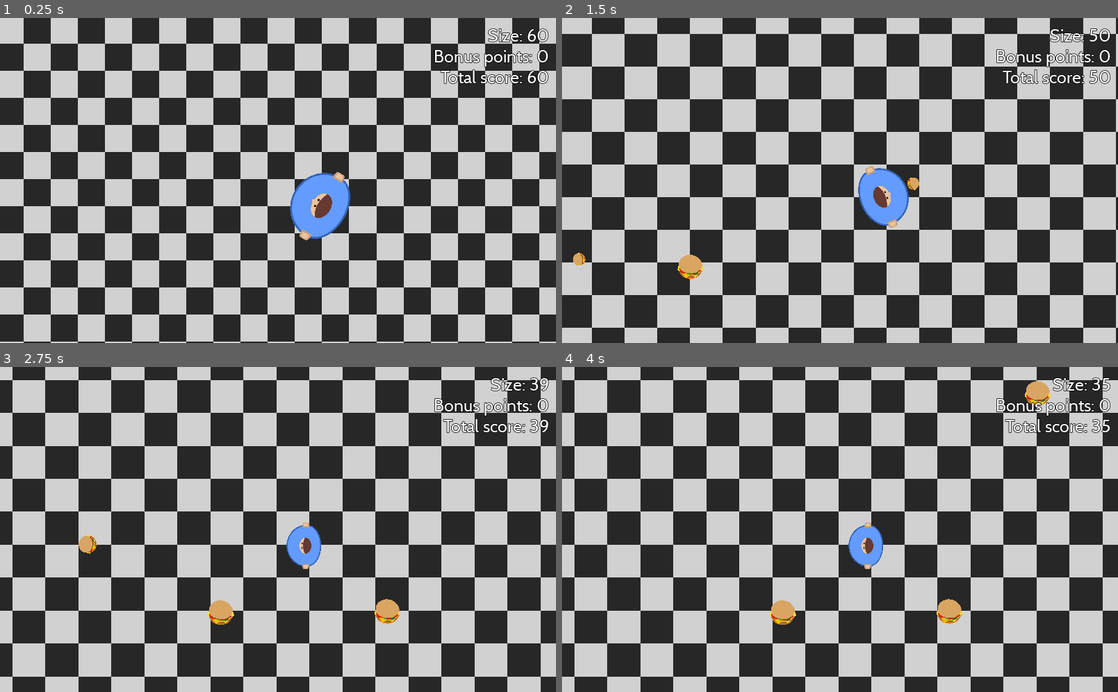
Above: before the commit, frames 1-4 (two rows, left to right).
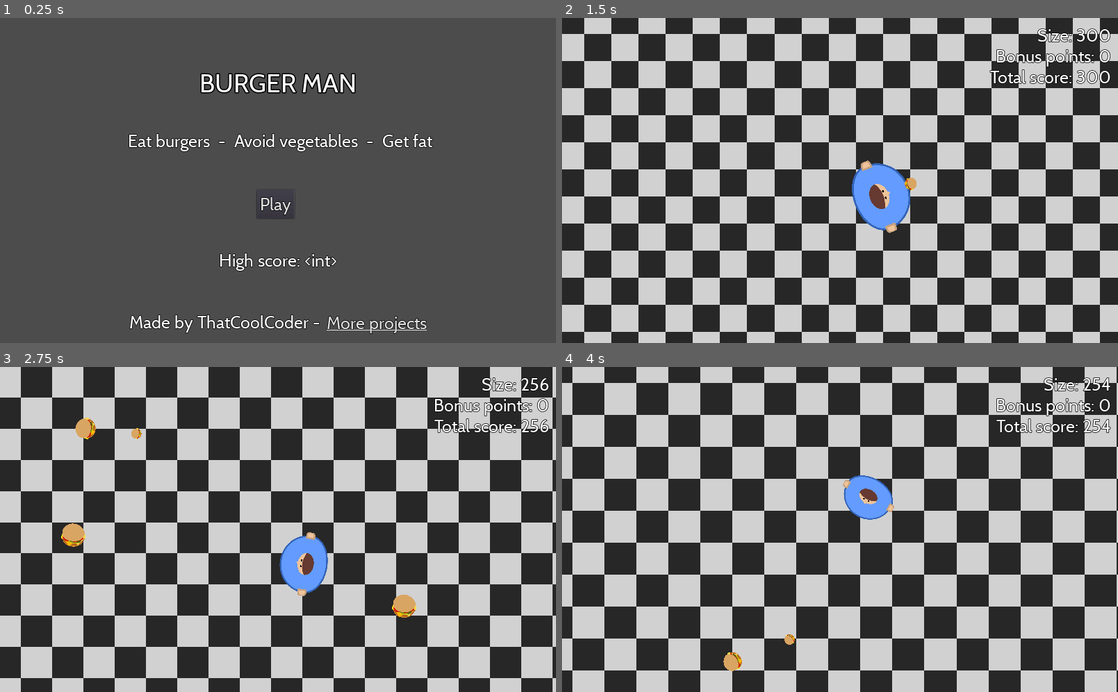
Above: after the commit, the same moments.

Repository: ThatCoolCoder/burger-man
Game: Godot game, scene res://scenes/TitleScreen.tscn
The game is run twice, just before and just after one commit, with the same random seed, the same clock (stepped at 60 frames per second) and the same inputs. Before the commit the project starts from res://scenes/Main.tscn.
Inputs (mouse positions are in pixels of both pictures, inside the frame that each line leads up to):
- Up to frame 1 (0.25 s): no input
- Up to frame 2 (1.5 s): click (840, 203) at 0.5 s, where only the run after the commit has a clickable "Play"; move the mouse to (962, 164) at 1.27 s; press the mouse at (962, 164) at 1.28 s; hold Right (move_right) from 1.28 s (still down)
- Up to frame 3 (2.75 s): move the mouse to (166, 545) at 2.02 s; release Right (move_right) at 2.03 s; release the mouse at (166, 545) at 2.03 s; hold S (move_down) from 2.03 s (still down); click (166, 545) at 2.1 s
- Up to frame 4 (4 s): move the mouse to (895, 458) at 2.77 s; release S (move_down) at 2.78 s; press the mouse at (895, 458) at 2.78 s; hold Right (move_right) 2.78-3.53 s; move the mouse to (812, 594) at 3.52 s; release the mouse at (812, 594) at 3.53 s; hold Up (move_up) from 3.53 s (still down); click (812, 594) at 3.6 s

The runs differ from the first frame. In frame 1, 99% of the frame differs, in the area x 0-100%, y 0-100%; in frame 2, 51%; in frame 3, 42%; in frame 4, 67%.

Commit message:
Sound effects, title screen

Diff:
--- a/project.godot
+++ b/project.godot
@@ -11,7 +11,7 @@
 [application]
 
 config/name="Untitled Godot Game"
-run/main_scene="res://scenes/Main.tscn"
+run/main_scene="res://scenes/TitleScreen.tscn"
 config/icon="res://art/icon.png"
 
 [autoload]
--- /dev/null
+++ b/resources/title_font.tres
@@ -0,0 +1,9 @@
+[gd_resource type="DynamicFont" load_steps=2 format=2]
+
+[ext_resource path="res://resources/Cabin-Regular.ttf" type="DynamicFontData" id=1]
+
+[resource]
+size = 48
+outline_size = 2
+outline_color = Color( 0, 0, 0, 1 )
+font_data = ExtResource( 1 )
--- /dev/null
+++ b/scenes/Background.tscn
@@ -0,0 +1,12 @@
+[gd_scene load_steps=3 format=2]
+
+[ext_resource path="res://scripts/Background.gd" type="Script" id=1]
+[ext_resource path="res://art/floor.png" type="Texture" id=2]
+
+[node name="Background" type="Sprite"]
+position = Vector2( 512.548, 298.491 )
+scale = Vector2( 50, 50 )
+texture = ExtResource( 2 )
+region_enabled = true
+region_rect = Rect2( 0, 0, 1000, 1000 )
+script = ExtResource( 1 )
--- /dev/null
+++ b/scenes/BackgroundBurger.tscn
@@ -0,0 +1,7 @@
+[gd_scene load_steps=2 format=2]
+
+[ext_resource path="res://art/burger.svg" type="Texture" id=1]
+
+[node name="BackgroundBurger" type="Sprite"]
+scale = Vector2( 0.213091, 0.213091 )
+texture = ExtResource( 1 )
--- a/scenes/Main.tscn
+++ b/scenes/Main.tscn
@@ -1,9 +1,8 @@
-[gd_scene load_steps=8 format=2]
+[gd_scene load_steps=7 format=2]
 
 [ext_resource path="res://scenes/Player.tscn" type="PackedScene" id=1]
-[ext_resource path="res://art/floor.png" type="Texture" id=2]
+[ext_resource path="res://scenes/Background.tscn" type="PackedScene" id=2]
 [ext_resource path="res://scripts/Main.gd" type="Script" id=3]
-[ext_resource path="res://scripts/Background.gd" type="Script" id=4]
 [ext_resource path="res://scenes/GrowthItem.tscn" type="PackedScene" id=6]
 [ext_resource path="res://scenes/HUD.tscn" type="PackedScene" id=7]
 [ext_resource path="res://scenes/EnemySpawner.tscn" type="PackedScene" id=8]
@@ -12,13 +11,7 @@
 script = ExtResource( 3 )
 growth_item_prefab = ExtResource( 6 )
 
-[node name="Background" type="Sprite" parent="."]
-position = Vector2( 512.548, 298.491 )
-scale = Vector2( 50, 50 )
-texture = ExtResource( 2 )
-region_enabled = true
-region_rect = Rect2( 0, 0, 1000, 1000 )
-script = ExtResource( 4 )
+[node name="Background" parent="." instance=ExtResource( 2 )]
 
 [node name="Player" parent="." instance=ExtResource( 1 )]
 
--- a/scenes/Player.tscn
+++ b/scenes/Player.tscn
@@ -1,8 +1,9 @@
-[gd_scene load_steps=4 format=2]
+[gd_scene load_steps=5 format=2]
 
 [ext_resource path="res://art/player.svg" type="Texture" id=1]
 [ext_resource path="res://scripts/Player.gd" type="Script" id=2]
 [ext_resource path="res://scenes/Bullet.tscn" type="PackedScene" id=3]
+[ext_resource path="res://sounds/431532__supersound23__popping.mp3" type="AudioStream" id=4]
 
 [node name="Player" type="Area2D" groups=[
 "player",
@@ -34,5 +35,8 @@
 [node name="CollisionPolygon2D" type="CollisionPolygon2D" parent="."]
 polygon = PoolVector2Array( -60.3647, -17.1013, -52.1659, -31.1864, -43.3365, -41.4873, -27.5697, -52.2088, -9.91087, - …(364 unchanged characters)…
 
+[node name="GrowthSound" type="AudioStreamPlayer2D" parent="."]
+stream = ExtResource( 4 )
+
 [connection signal="area_entered" from="." to="." method="_on_Player_area_entered"]
 [connection signal="timeout" from="DieTimer" to="." method="_on_DieTimer_timeout"]
--- /dev/null
+++ b/scenes/TitleScreen.tscn
@@ -0,0 +1,131 @@
+[gd_scene load_steps=6 format=2]
+
+[ext_resource path="res://resources/title_font.tres" type="DynamicFont" id=1]
+[ext_resource path="res://resources/main_font.tres" type="DynamicFont" id=2]
+[ext_resource path="res://scripts/TitleScreen.gd" type="Script" id=3]
+[ext_resource path="res://scenes/BackgroundBurger.tscn" type="PackedScene" id=4]
+[ext_resource path="res://art/burger.svg" type="Texture" id=5]
+
+[node name="TitleScreen" type="Node2D"]
+script = ExtResource( 3 )
+project_urls = [ "https://naltonsoftware.com", "https://github.com/That-Cool-Coder" ]
+background_burger_prefab = ExtResource( 4 )
+
+[node name="CanvasLayer" type="CanvasLayer" parent="."]
+
+[node name="Title" type="RichTextLabel" parent="CanvasLayer"]
+anchor_left = 0.5
+anchor_top = 0.5
+anchor_right = 0.5
+anchor_bottom = 0.5
+margin_left = -264.551
+margin_top = -208.545
+margin_right = 265.449
+margin_bottom = -139.545
+custom_fonts/normal_font = ExtResource( 1 )
+bbcode_enabled = true
+bbcode_text = "[center]BURGER MAN[/center]"
+text = "BURGER MAN"
+__meta__ = {
+"_edit_use_anchors_": false
+}
+
+[node name="Slogan" type="Label" parent="CanvasLayer"]
+anchor_left = 0.5
+anchor_top = 1.0
+anchor_right = 0.5
+anchor_bottom = 1.0
+margin_left = -271.051
+margin_top = -393.985
+margin_right = 274.949
+margin_bottom = -354.985
+grow_horizontal = 2
+custom_fonts/font = ExtResource( 2 )
+text = "Eat burgers  -  Avoid vegetables  -  Get fat"
+align = 1
+__meta__ = {
+"_edit_use_anchors_": false
+}
+
+[node name="PlayButton" type="Button" parent="CanvasLayer"]
+anchor_left = 0.5
+anchor_top = 0.5
+anchor_right = 0.5
+anchor_bottom = 0.5
+margin_left = -39.0
+margin_top = 17.0
+margin_right = 30.0
+margin_bottom = 70.0
+grow_horizontal = 2
+custom_fonts/font = ExtResource( 2 )
+text = "Play"
+__meta__ = {
+"_edit_use_anchors_": false
+}
+
+[node name="Advertising" type="HBoxContainer" parent="CanvasLayer"]
+anchor_top = 1.0
+anchor_right = 1.0
+anchor_bottom = 1.0
+margin_top = -57.0
+margin_bottom = -18.0
+grow_vertical = 0
+alignment = 1
+__meta__ = {
+"_edit_use_anchors_": false
+}
+
+[node name="Label" type="Label" parent="CanvasLayer/Advertising"]
+margin_left = 239.0
+margin_right = 596.0
+margin_bottom = 39.0
+custom_fonts/font = ExtResource( 2 )
+text = "Made by ThatCoolCoder - "
+
+[node name="AdvertisingLink" type="LinkButton" parent="CanvasLayer/Advertising"]
+margin_left = 600.0
+margin_right = 785.0
+margin_bottom = 39.0
+grow_horizontal = 2
+custom_fonts/font = ExtResource( 2 )
+text = "More projects"
+__meta__ = {
+"_edit_use_anchors_": false
+}
+
+[node name="Label" type="Label" parent="CanvasLayer"]
+anchor_left = 0.5
+anchor_top = 0.5
+anchor_right = 0.5
+anchor_bottom = 0.5
+margin_left = -109.5
+margin_top = 127.0
+margin_right = 109.5
+margin_bottom = 166.0
+grow_horizontal = 2
+custom_fonts/font = ExtResource( 2 )
+text = "High score: <int>"
+align = 1
+__meta__ = {
+"_edit_use_anchors_": false
+}
+
+[node name="BackgroundBurgerEffect" type="CPUParticles2D" parent="."]
+position = Vector2( 512, -200 )
+amount = 150
+lifetime = 5.0
+texture = ExtResource( 5 )
+emission_shape = 2
+emission_rect_extents = Vector2( 512, 0 )
+direction = Vector2( 0, 1 )
+spread = 0.0
+initial_velocity = 100.0
+angular_velocity = 120.0
+angular_velocity_random = 1.0
+damping = 43.84
+damping_random = 1.0
+scale_amount = 0.1
+scale_amount_random = 0.1
+
+[connection signal="pressed" from="CanvasLayer/PlayButton" to="." method="_on_PlayButton_pressed"]
+[connection signal="pressed" from="CanvasLayer/Advertising/AdvertisingLink" to="." method="_on_AdvertisingLink_pressed"]
--- a/scenes/effects/EnemyExplode.tscn
+++ b/scenes/effects/EnemyExplode.tscn
@@ -1,7 +1,8 @@
-[gd_scene load_steps=3 format=2]
+[gd_scene load_steps=4 format=2]
 
 [ext_resource path="res://scripts/AutoplayParticles.gd" type="Script" id=1]
 [ext_resource path="res://art/carrot_chunk.svg" type="Texture" id=2]
+[ext_resource path="res://sounds/515618__mrickey13__splat-squish-1.wav" type="AudioStream" id=3]
 
 [node name="EnemyExplode" type="CPUParticles2D"]
 emitting = false
@@ -21,3 +22,7 @@
 angle_random = 1.0
 scale_amount = 0.05
 script = ExtResource( 1 )
+
+[node name="AudioStreamPlayer2D" type="AudioStreamPlayer2D" parent="."]
+stream = ExtResource( 3 )
+autoplay = true
--- a/scripts/Enemy.gd
+++ b/scripts/Enemy.gd
@@ -8,7 +8,7 @@
 
 func _ready():
 	if points_on_kill == null:
-		points_on_kill = radius
+		points_on_kill = radius / 2.5
 
 func _physics_process(delta):
 	if frozen:
--- a/scripts/HUD.gd
+++ b/scripts/HUD.gd
@@ -2,8 +2,9 @@
 
 var display_size = null
 var display_bonus_points = null
-export var max_size_change_rate = 15
-export var max_bonus_points_change_rate = 40
+export var max_size_change_rate = 75
+export var max_bonus_points_change_rate = 200
+export var score_multiplier = 5
 
 func _process(delta: float):
 	update_size_label(delta)
@@ -12,14 +13,14 @@
 
 func update_size_label(delta: float):
 	if display_size == null:
-		display_size = PlayState.player.radius
-	display_size = Utils.converge_value(display_size, PlayState.player.radius, max_size_change_rate * delta)
+		display_size = PlayState.player.radius * score_multiplier
+	display_size = Utils.converge_value(display_size, PlayState.player.radius * score_multiplier, max_size_change_rate * delta)
 	$Size.text = "Size: %s" % round(display_size)
 
 func update_bonus_points_label(delta: float):
 	if display_bonus_points == null:
-		display_bonus_points = PlayState.bonus_points
-	display_bonus_points = Utils.converge_value(display_bonus_points, PlayState.bonus_points, max_bonus_points_change_rate * delta)
+		display_bonus_points = PlayState.bonus_points * score_multiplier
+	display_bonus_points = Utils.converge_value(display_bonus_points, PlayState.bonus_points * score_multiplier, max_bonus_points_change_rate * delta)
 	$BonusPoints.text = "Bonus points: %s" % round(display_bonus_points)
 
 func update_total_score_label(delta: float):
--- a/scripts/Player.gd
+++ b/scripts/Player.gd
@@ -31,6 +31,7 @@
 export var max_bullet_radius := 30.0
 export var bullet_health_exponent := 1.7
 export var bullet_health_multiplier := 0.1
+export var shoot_shrink_multiplier := 0.6 # you shrink bullet radius * this when you shoot
 var crnt_bullet = null
 
 var frozen = false
@@ -96,7 +97,7 @@
 		crnt_bullet.global_position = global_position + true_bullet_offset.rotated(global_rotation)
 		crnt_bullet.health = pow(crnt_bullet.radius, bullet_health_exponent) * bullet_health_multiplier
 		get_tree().root.add_child(crnt_bullet)
-		set_radius(radius - crnt_bullet.radius)
+		set_radius(radius - crnt_bullet.radius * shoot_shrink_multiplier)
 		crnt_bullet = null
 
 func charge_shoot(delta):
@@ -131,6 +132,7 @@
 		set_radius(radius - area.radius * shrink_rate)
 	if area.is_in_group("growth_item"):
 		set_radius(radius + area.radius * growth_rate)
+		$GrowthSound.play()
 
 func _on_DieTimer_timeout():
 	emit_signal("dead")
--- /dev/null
+++ b/scripts/TitleScreen.gd
@@ -0,0 +1,25 @@
+extends Node2D
+
+export (Array, String) var project_urls
+export (PackedScene) var background_burger_prefab
+export (int) var background_burger_amount
+
+func _ready():
+	create_background_burgers()
+
+func _on_PlayButton_pressed():
+	get_tree().change_scene("res://scenes/Main.tscn")
+
+func _on_AdvertisingLink_pressed():
+	for project_url in project_urls:
+		OS.shell_open(project_url)
+
+func create_background_burgers():
+	var viewport_rect = get_viewport_rect()
+	for i in range(background_burger_amount):
+		var burger = background_burger_prefab.instance()
+		burger.position = Vector2(
+			rand_range(0, viewport_rect.size.x),
+			rand_range(0, viewport_rect.size.y)
+		)
+		add_child(burger)
Not shown, added: sounds/431532__supersound23__popping.mp3.import
Not shown, added: sounds/515618__mrickey13__splat-squish-1.wav.import
Not shown, added: sounds/431532__supersound23__popping.mp3
Not shown, added: sounds/515618__mrickey13__splat-squish-1.wav
